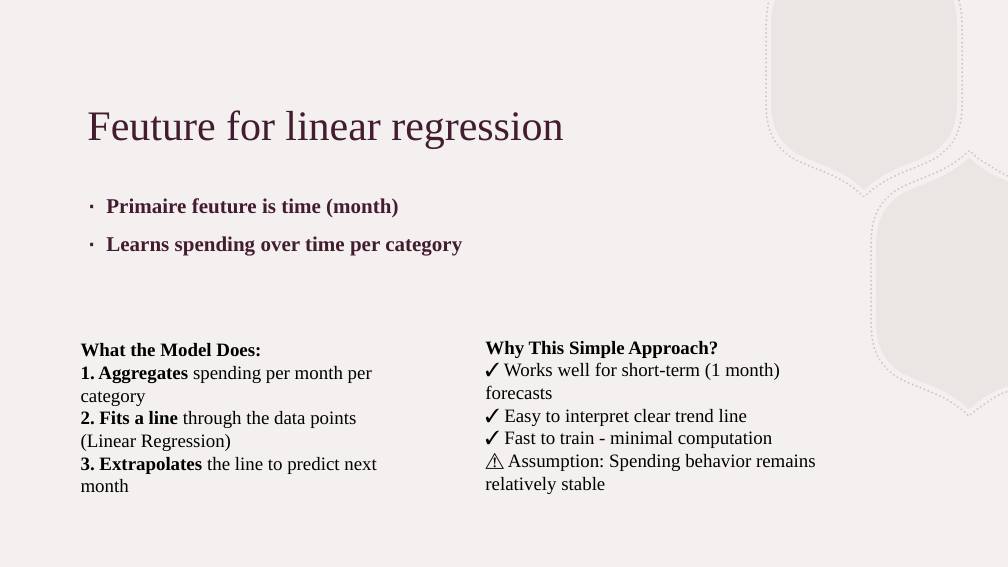
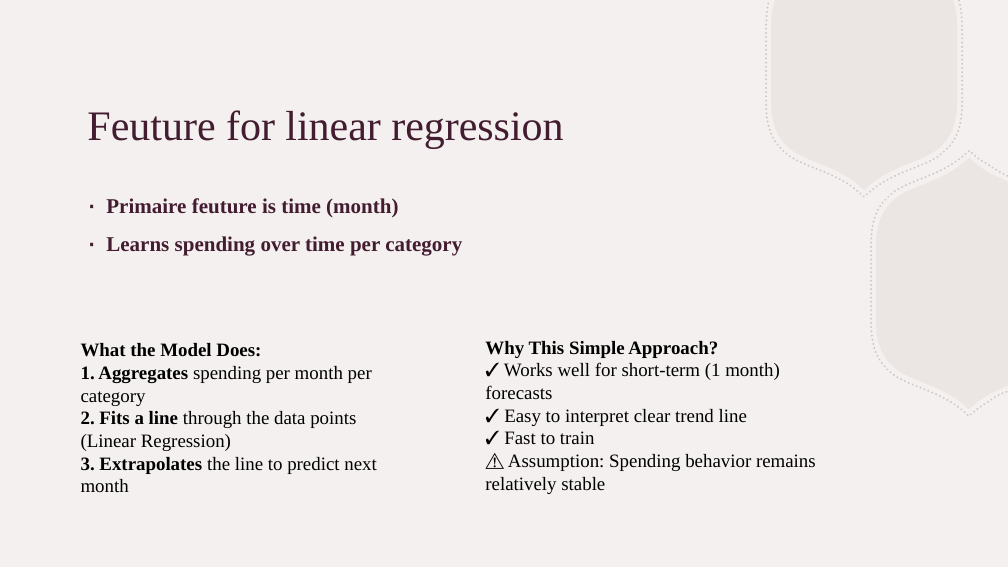
Before and after one commit to JasperCroijmans/personal-finance-analyzer, a slide deck: slide 4 of Personal_Finance_Analyzer_Presentation.pptx. Drawn at 1008x567 pixels with LibreOffice and Linux fonts; fonts in the diff are those of the drawing. Boxes give left, top, right and bottom in pixels: in the first picture for what was removed or moved away, otherwise in the second. Text is boxed around its words. In the diff, an @@ line names an element or a change of style, - is before the commit and + after.

```diff
--- a/Personal_Finance_Analyzer_Presentation.pptx
+++ b/Personal_Finance_Analyzer_Presentation.pptx
@@ text at (504,431,595,445): text changed @@
-✓ Fast to train - minimal computation
+✓ Fast to train
```
